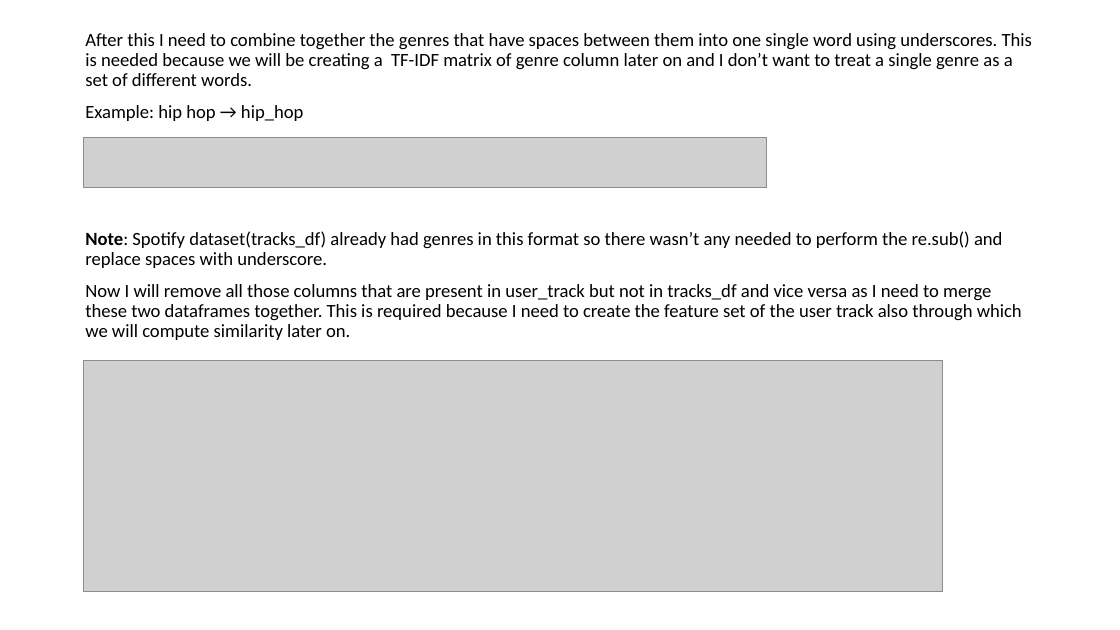
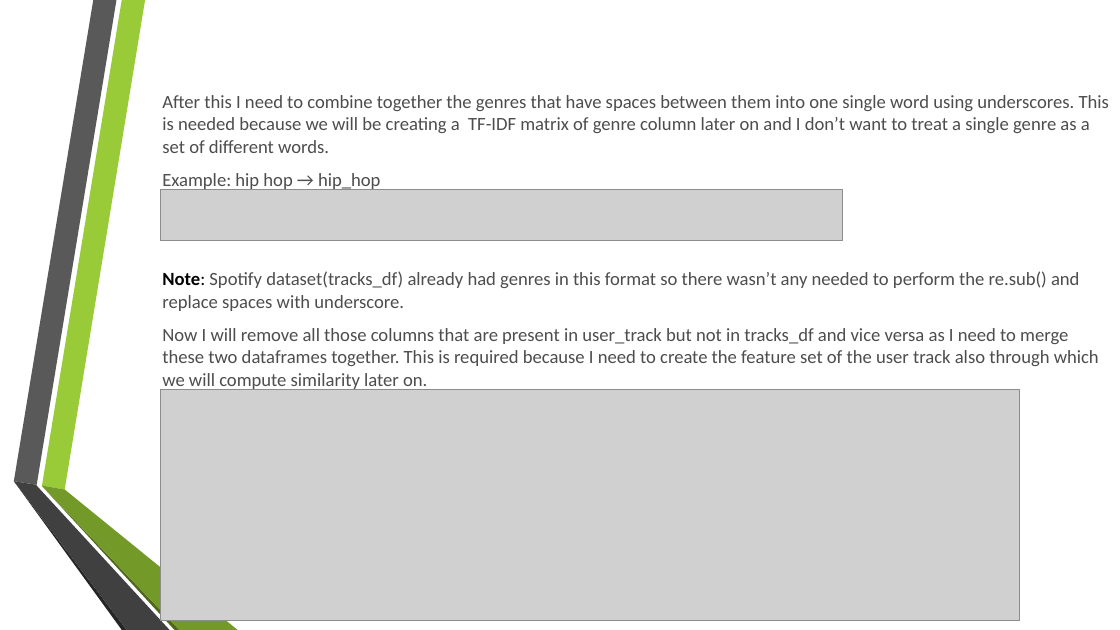
Before and after one commit to singharsh10/Music_Recommendation_System, a slide deck: slide 7 of Music_Recommendation_System.pptx. Drawn at 1120x630 pixels with LibreOffice and Linux fonts; fonts in the diff are those of the drawing; grey boxes stand for pictures; background and template pictures are left out. Boxes give left, top, right and bottom in pixels: in the first picture for what was removed or moved away, otherwise in the second. Text is boxed around its words. In the diff, an @@ line names an element or a change of style, - is before the commit and + after.

```diff
--- a/Music_Recommendation_System.pptx
+++ b/Music_Recommendation_System.pptx
@@ text "After this I need to ...": place and size @@
-text "After this I need to ..." at box(85, 33, 1032, 340)
+text "After this I need to ..." at box(162, 95, 1109, 391)
@@ text "After this I need to ..." at box(162, 95, 1109, 391): text colour #000000 to #4D4D4D; line spacing 0.9 to 1; vertical alignment top to middle @@
@@ picture: place and size @@
-picture at box(84, 138, 767, 188)
+picture at box(160, 190, 844, 240)
@@ picture: place and size @@
-picture at box(84, 360, 944, 592)
+picture at box(160, 390, 1020, 621)
@@ group added at box(13, 0, 238, 630): 6 freeform shapes @@
```
Also in this commit, not shown: 14 other slides changed, 1 slide added, 1 slide removed.
